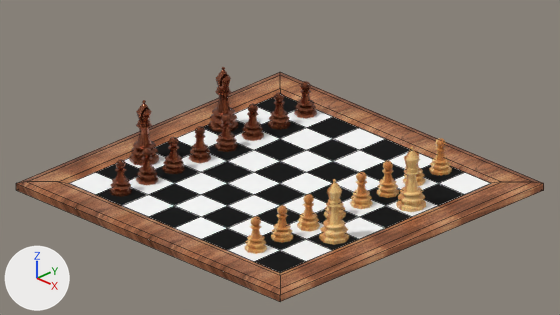
Two versions of the Blender file blender/LowPolyChessSet/src/models/scene/ChessScene.blend, one commit apart.
The view is the same before and after, from the file's camera 'Camera'. The axes (+X, +Y, +Z) are drawn at lower left. The lights are the same throughout. Mesh edges are drawn as thin lines on the coarser meshes.

Names of what the first picture shows: 'Bishop.001', 'Bishop.002', 'Bishop.003', 'Bishop.004', 'ChessBoard', 'Cube', 'Pawn.003', 'Pawn.006', 'Pawn.008', 'Pawn.010', 'Pawn.012', 'Pawn.015'.
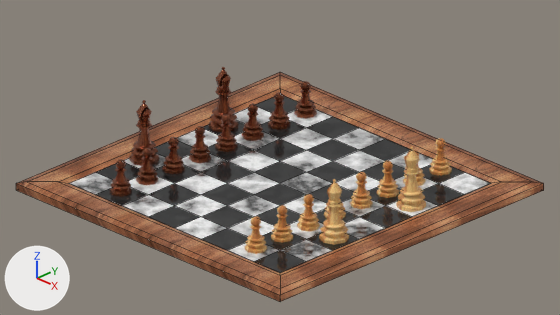
The change, as a diff of the scene's bpy script:
```diff
--- a/blender/LowPolyChessSet/src/models/scene/ChessScene.blend.py
+++ b/blender/LowPolyChessSet/src/models/scene/ChessScene.blend.py
@@ mat_white @@
 mat_white = bpy.data.materials.new('White')
-# nodes: BsdfPrincipled, OutputMaterial
-# colours: white #ffffff
+# nodes: BsdfPrincipled, OutputMaterial, TexCoord, TexWave
@@ mat_blacktiles @@
 mat_blacktiles = bpy.data.materials.new('BlackTiles')
-# nodes: BsdfPrincipled, OutputMaterial
-# colours: black #000000
+# nodes: BsdfPrincipled, Mix x2, OutputMaterial, TexCoord, TexVoronoi
+# colours: black #222222, white #ffffff
```

Boxes (x1, y1, x2, y2) around the edits, measured in the pictures (560 x 315 px):
'ChessBoard', surface changed: (69, 96, 491, 273) in both
